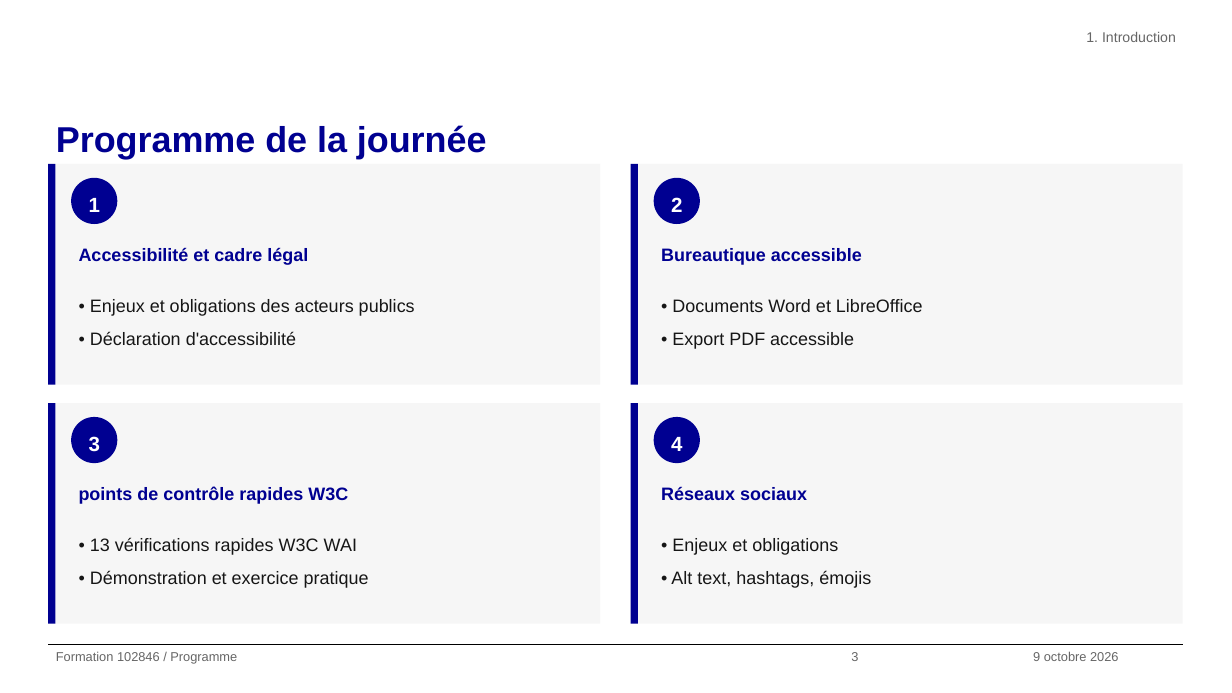
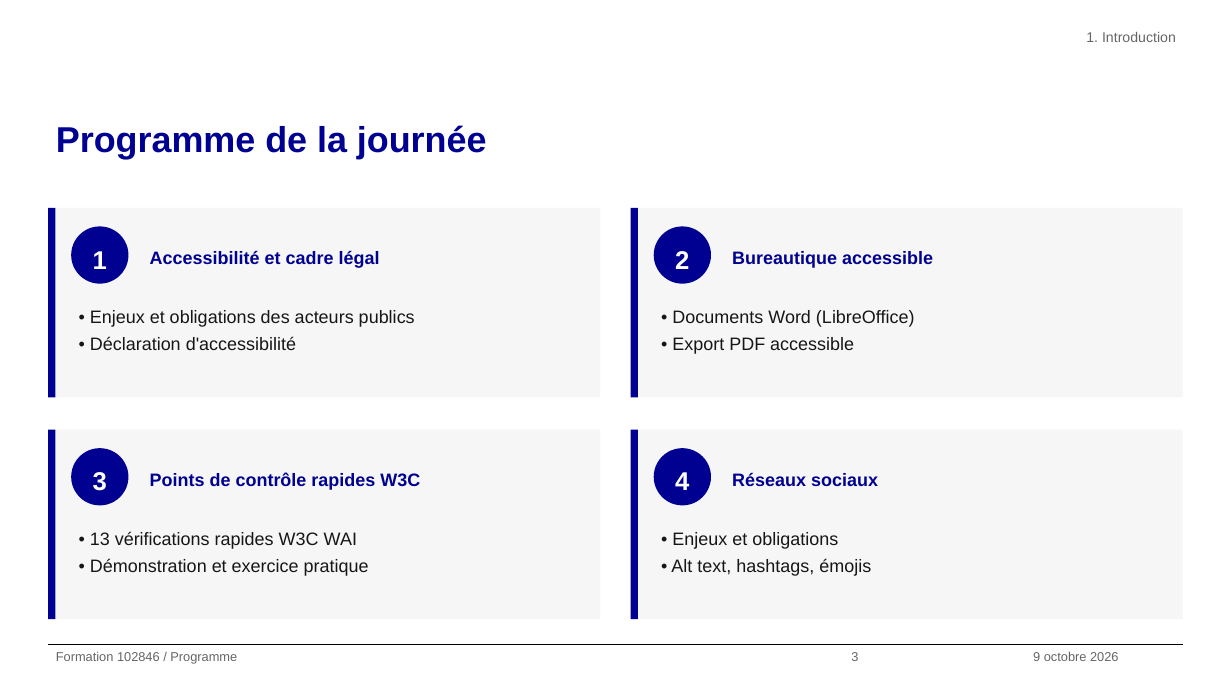
Before and after one commit to alexandra-guiderdoni/usine-fabrication-igpde-102846-ay11, a slide deck: slide 3 of livrables-IGPDE-2026-102846/Formateur/support-formation-102846-2026-IGPDE.pptx. Drawn at 1232x693 pixels with LibreOffice and Linux fonts; fonts in the diff are those of the drawing; background and template pictures are left out. Boxes give left, top, right and bottom in pixels: in the first picture for what was removed or moved away, otherwise in the second. Text is boxed around its words. In the diff, an @@ line names an element or a change of style, - is before the commit and + after.

```diff
--- a/livrables-IGPDE-2026-102846/Formateur/support-formation-102846-2026-IGPDE.pptx
+++ b/livrables-IGPDE-2026-102846/Formateur/support-formation-102846-2026-IGPDE.pptx
@@ rectangle: place and size @@
-rectangle at <box>48,164,55,384</box>
+rectangle at <box>48,208,55,397</box>
@@ rectangle: place and size @@
-rectangle at <box>55,164,600,384</box>
+rectangle at <box>55,208,600,397</box>
@@ rectangle: place and size @@
-rectangle at <box>630,164,638,384</box>
+rectangle at <box>630,208,638,397</box>
@@ rectangle: place and size @@
-rectangle at <box>638,164,1182,384</box>
+rectangle at <box>638,208,1182,397</box>
@@ ellipse "1": place and size @@
-ellipse "1" at <box>71,177,117,224</box>
+ellipse "1" at <box>71,226,128,284</box>
@@ text "Accessibilité et cadre légal": place and size @@
-text "Accessibilité et cadre légal" at <box>79,247,308,265</box>
+text "Accessibilité et cadre légal" at <box>150,251,380,268</box>
@@ size 16 to 20 pt in 4 elements at <box>71,448,128,506</box>, <box>653,448,711,506</box>, <box>71,226,128,284</box>, <box>653,226,711,284</box> @@
@@ ellipse "2": place and size @@
-ellipse "2" at <box>653,177,700,224</box>
+ellipse "2" at <box>653,226,711,284</box>
@@ text "Bureautique accessible": place and size @@
-text "Bureautique accessible" at <box>661,248,862,265</box>
+text "Bureautique accessible" at <box>732,251,933,268</box>
@@ line spacing 1.5 to 1.25 in 3 elements at <box>90,531,369,576</box>, <box>671,532,871,576</box>, <box>90,310,415,350</box> @@
@@ text "• Enjeux et obligations des ...": place and size @@
-text "• Enjeux et obligations des ..." at <box>90,299,415,345</box>
+text "• Enjeux et obligations des ..." at <box>90,310,415,350</box>
@@ text "• Documents Word (LibreOffice)": place and size @@
-text "• Documents Word (LibreOffice)" at <box>672,299,923,349</box>
+text "• Documents Word (LibreOffice)" at <box>672,310,915,354</box>
@@ text at <box>672,310,915,327</box>: text changed @@
-• Documents Word et LibreOffice
+• Documents Word (LibreOffice)
@@ text at <box>672,337,854,354</box>: line spacing 1.5 to 1.25 @@
@@ rectangle: place and size @@
-rectangle at <box>48,403,55,624</box>
+rectangle at <box>48,430,55,619</box>
@@ rectangle: place and size @@
-rectangle at <box>55,403,600,624</box>
+rectangle at <box>55,430,600,619</box>
@@ ellipse "3": place and size @@
-ellipse "3" at <box>71,417,117,463</box>
+ellipse "3" at <box>71,448,128,506</box>
@@ rectangle: place and size @@
-rectangle at <box>630,403,638,624</box>
+rectangle at <box>630,430,638,619</box>
@@ rectangle: place and size @@
-rectangle at <box>638,403,1182,624</box>
+rectangle at <box>638,430,1182,619</box>
@@ ellipse "4": place and size @@
-ellipse "4" at <box>653,417,700,463</box>
+ellipse "4" at <box>653,448,711,506</box>
@@ vertical alignment top to middle in 4 elements at <box>732,251,933,268</box>, <box>150,251,380,268</box>, <box>150,472,420,490</box>, <box>732,472,878,486</box> @@
@@ text "Réseaux sociaux": place and size @@
-text "Réseaux sociaux" at <box>661,486,807,500</box>
+text "Réseaux sociaux" at <box>732,472,878,486</box>
@@ text at <box>150,472,420,490</box>: text changed @@
-points de contrôle rapides W3C
+Points de contrôle rapides W3C
```
Also in this commit, not shown: 60 other slides changed, 1 slide added, 1 slide removed, 52 other files.
